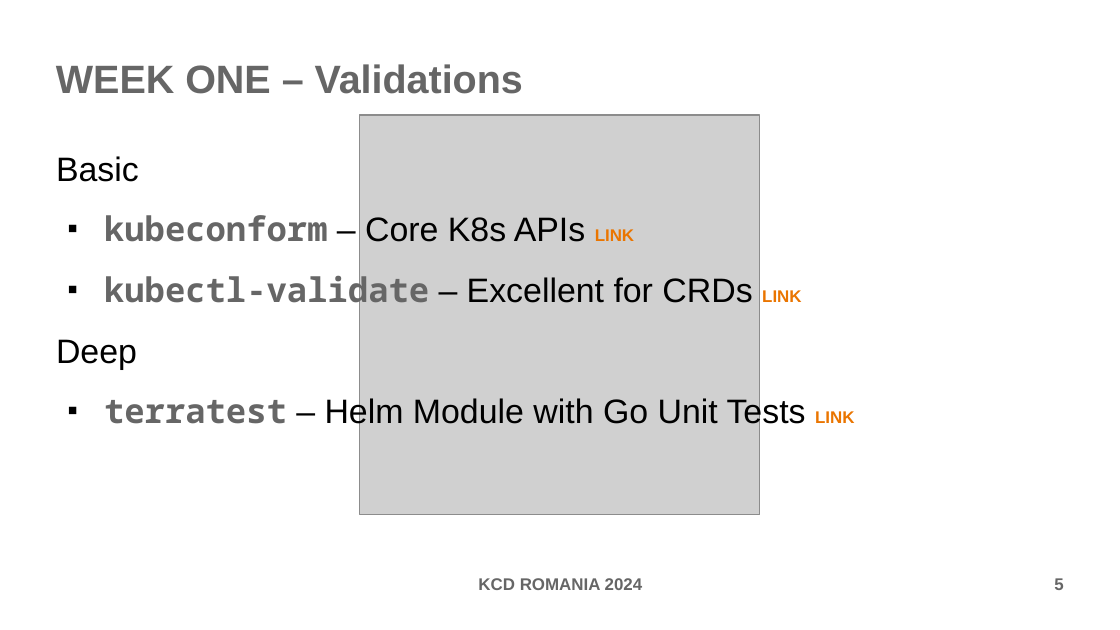
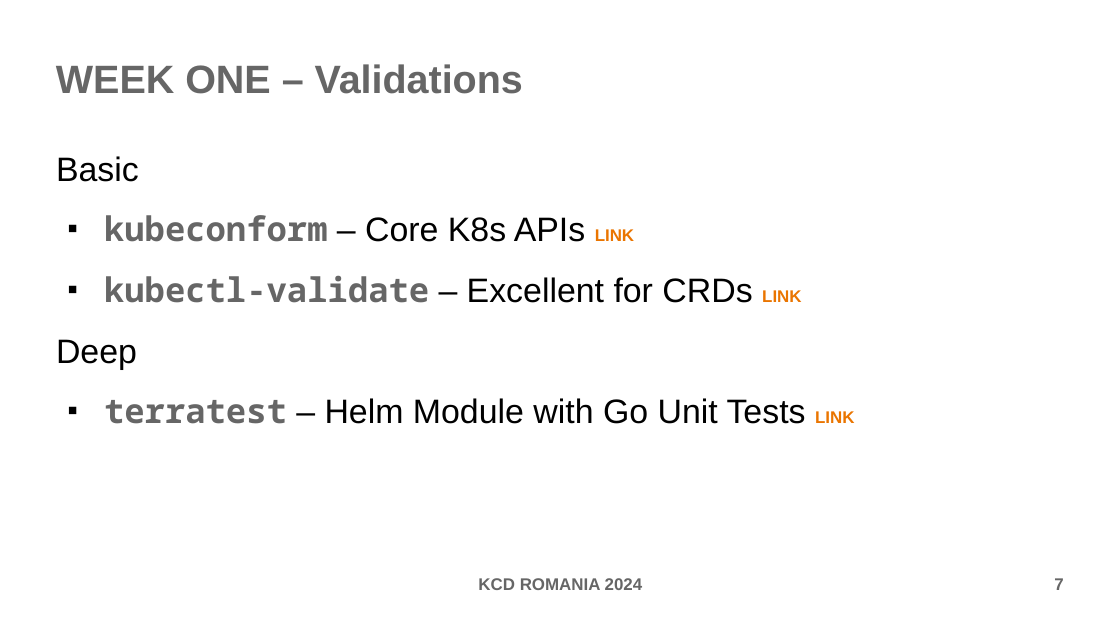
Before and after one commit to forestsword/ditd-presentation, a slide deck: slide 7 of ditd-presentation.odp (slide 5 before the commit). Drawn at 1120x630 pixels with LibreOffice and Linux fonts; fonts in the diff are those of the drawing; grey boxes stand for pictures. Boxes give left, top, right and bottom in pixels: in the first picture for what was removed or moved away, otherwise in the second. Text is boxed around its words. In the diff, an @@ line names an element or a change of style, - is before the commit and + after.

```diff
--- a/ditd-presentation.odp
+++ b/ditd-presentation.odp
@@ picture removed at <box>360,115,760,515</box> @@
@@ page number at <box>1054,578,1063,590</box>: text changed @@
-5
+7
```
Also in this commit, not shown: 4 other slides changed, 8 slides added.
